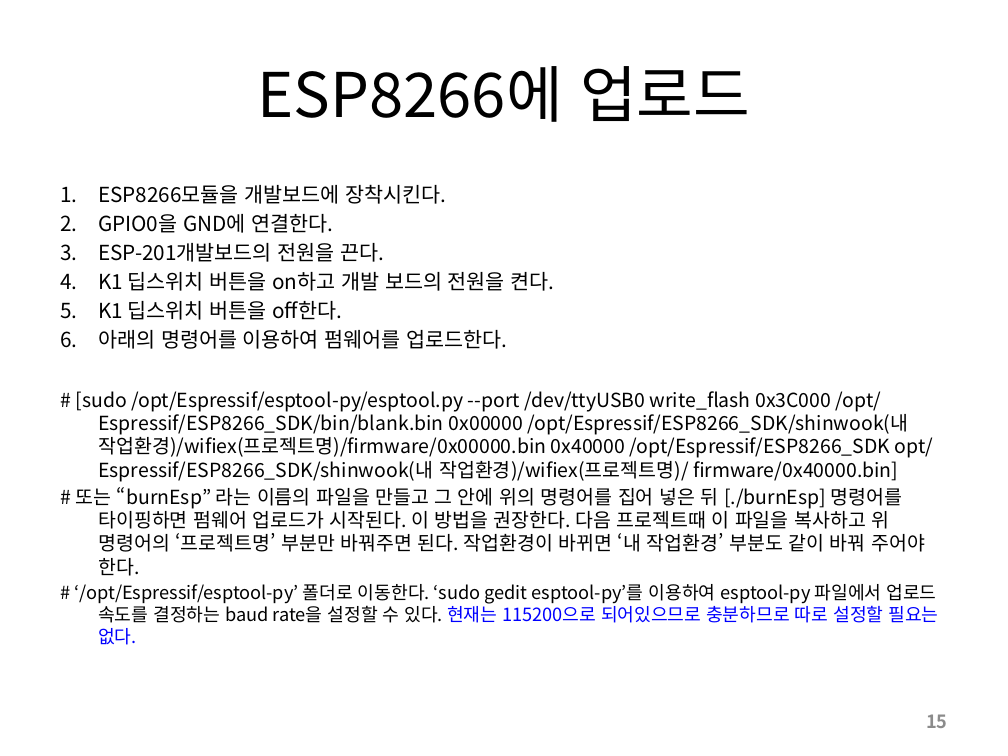
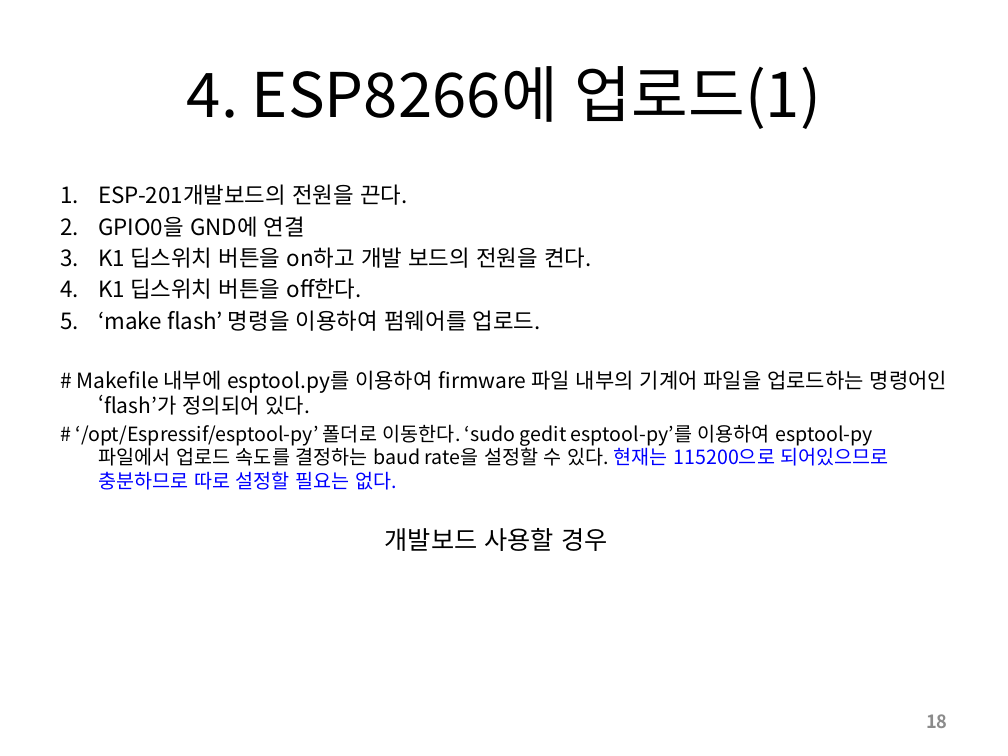
Before and after one commit to SleeperKKY/ESP8266, a slide deck: slide 18 of ESP8266 Direct Coding.pptx (slide 15 before the commit). Drawn at 1008x756 pixels with LibreOffice and Linux fonts; fonts in the diff are those of the drawing. Boxes give left, top, right and bottom in pixels: in the first picture for what was removed or moved away, otherwise in the second. Text is boxed around its words. In the diff, an @@ line names an element or a change of style, - is before the commit and + after.

Commit message:
changed makefile

```diff
--- a/ESP8266 Direct Coding.pptx
+++ b/ESP8266 Direct Coding.pptx
@@ title at box(187, 66, 821, 129): text changed @@
-ESP8266에 업로드
+4. ESP8266에 업로드(1)
@@ text at box(76, 184, 889, 490): size 14.8 to 16 pt in "ESP-201개발보드의 전원을 끈다.", "K1 딥스위치 버튼을 on하고 개발 보드의 전원을 ...", "K1 딥스위치 버튼을 off한다."; size 12.9 to 14 pt in "# ‘/opt/Espressif/esptool-py’ 폴더로 이동한다. ‘sudo gedit esptool- ..." @@
@@ text at box(98, 184, 446, 233): paragraphs removed @@
-1. ESP8266모듈을 개발보드에 장착시킨다.
-2. GPIO0을 GND에 연결한다.
@@ text at box(98, 216, 305, 237): paragraph added @@
+2. GPIO0을 GND에 연결
@@ text at box(77, 310, 947, 415): text changed; size 13.9 to 15 pt @@
-6. 아래의 명령어를 이용하여 펌웨어를 업로드한다.
-# [sudo /opt/Espressif/esptool-py/esptool.py --port /dev/ttyUSB0 write_flash 0x3C000 /opt/Espressif/ESP8266_SDK/bin/blank.bin 0x00000 /opt/Espressif/ESP8266_SDK/shinwook(내 작업환경)/wifiex(프로젝트명)/firmware/0x00000.bin 0x40000 /opt/Espressif/ESP8266_SDK opt/Espressif/ESP8266_SDK/shinwook(내 작업환경)/wifiex(프로젝트명)/ firmware/0x40000.bin]
-# 또는 “burnEsp” 라는 이름의 파일을 만들고 그 안에 위의 명령어를 집어 넣은 뒤 [./burnEsp] 명령어를 타이핑하면 펌웨어 업로드가 시작된다. 이 방법을 권장한다. 다음 프로젝트때 이 파일을 복사하고 위 명령어의 ‘프로젝트명’ 부분만 바꿔주면 된다. 작업환경이 바뀌면 ‘내 작업환경’ 부분도 같이 바꿔 주어야 한다.
+5. ‘make flash’ 명령을 이용하여 펌웨어를 업로드.
+# Makefile 내부에 esptool.py를 이용하여 firmware 파일 내부의 기계어 파일을 업로드하는 명령어인 ‘flash’가 정의되어 있다.
@@ text added at box(385, 528, 607, 551), 18 pt, text #000000 @@
+개발보드 사용할 경우
@@ page number at box(926, 714, 947, 728): text changed @@
-15
+18
```
Also in this commit, not shown: 16 other slides changed, 4 slides added, 1 other file.
